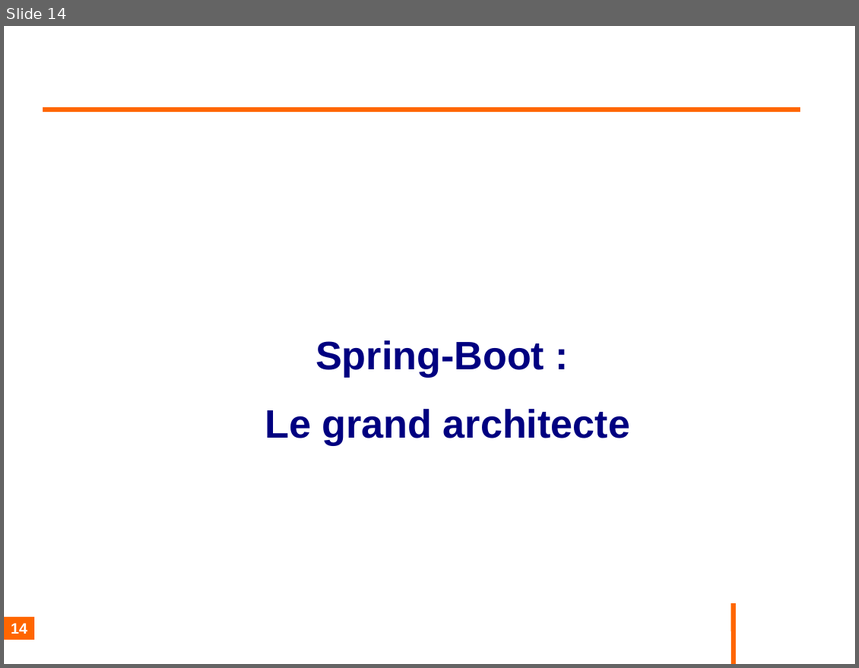
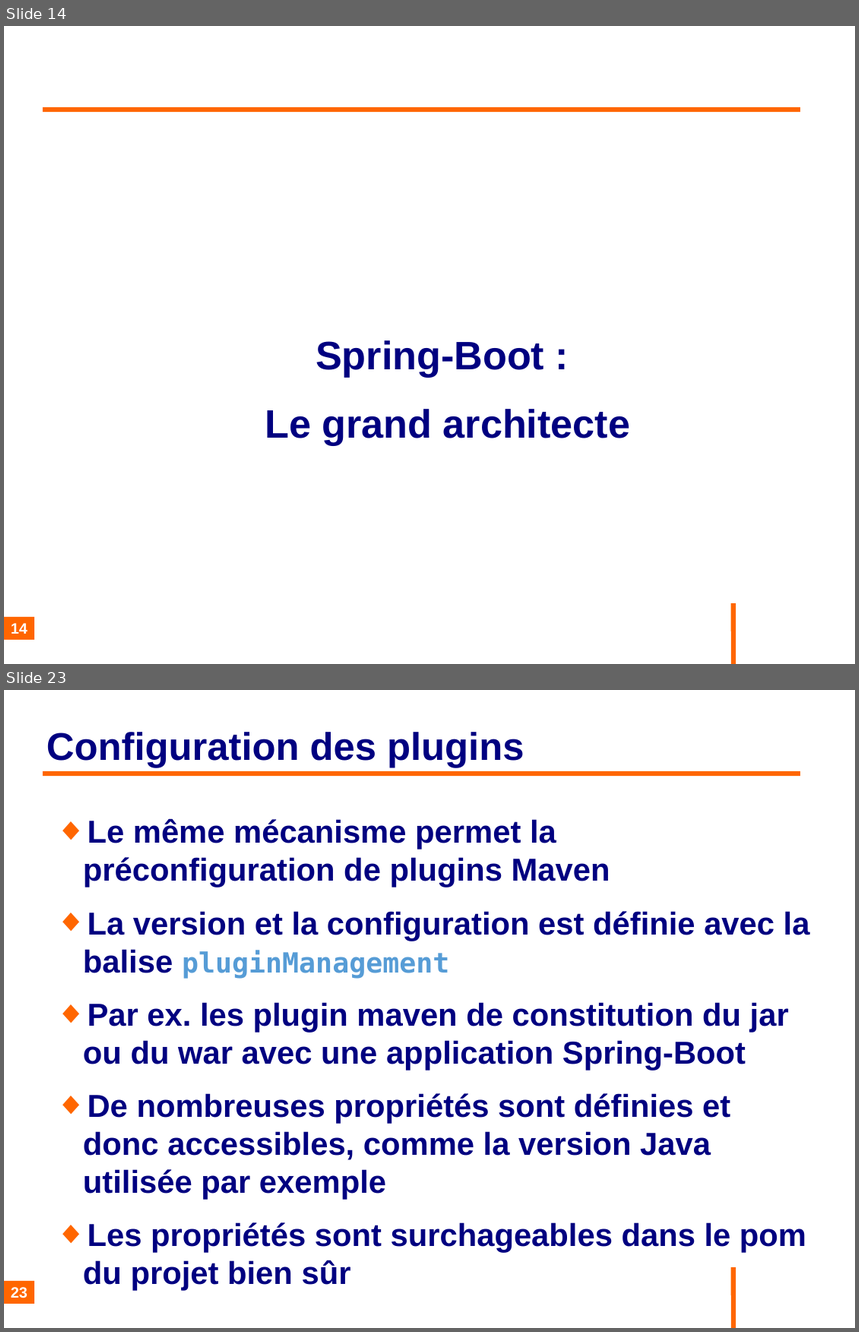
Before and after one commit to philphils/formation-spring-boot, a slide deck: Documentation/diapo_formation_spring_boot.odp. Shown one above the other, each under a label of ours: slide 14 before the commit, slides 14 and 23 after it; the slides between them are not shown. The pictures are 859x668 and 859x1332 pixels, drawn with LibreOffice and Linux fonts; fonts in the diff are those of the drawing; background and template pictures are left out. Boxes give left, top, right and bottom in pixels: in the first picture for what was removed or moved away, otherwise in the second. Text is boxed around its words. In the diff, an @@ line names an element or a change of style, - is before the commit and + after.

```diff
--- a/Documentation/diapo_formation_spring_boot.odp
+++ b/Documentation/diapo_formation_spring_boot.odp
@@ slide 23 added at box(4, 690, 855, 1328), background #FFFFFF; not listed: 1 template element that a slide beside it also shows @@
@@ title added at box(47, 732, 524, 768), 36 pt, text #000080, bold @@
+Configuration des plugins
@@ line added from (43, 774) to (801, 774), #FF6600 4.54 pt @@
@@ text added at box(83, 818, 810, 1291), 29.6 pt, text #000080, bold @@
+◆ Le même mécanisme permet la préconfiguration de plugins Maven
+◆ La version et la configuration est définie avec la balise pluginManagement
+◆ Par ex. les plugin maven de constitution du jar ou du war avec une application Spring-Boot
+◆ De nombreuses propriétés sont définies et donc accessibles, comme la version Java utilisée par exemple
+◆ Les propriétés sont surchageables dans le pom du projet bien sûr
@@ page number added at box(4, 1282, 34, 1305), fill #FF6600, 14 pt, text #FFFFFF, bold @@
+23
```
Also in this commit, not shown: 9 slides changed, 18 other slides added.
